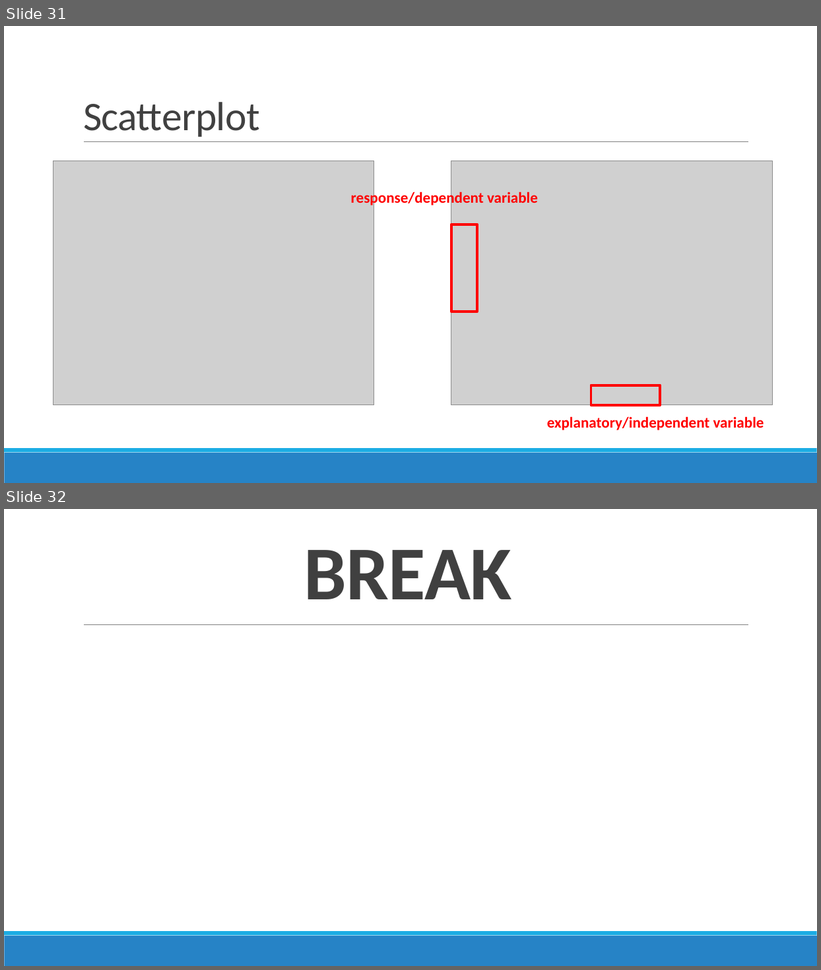
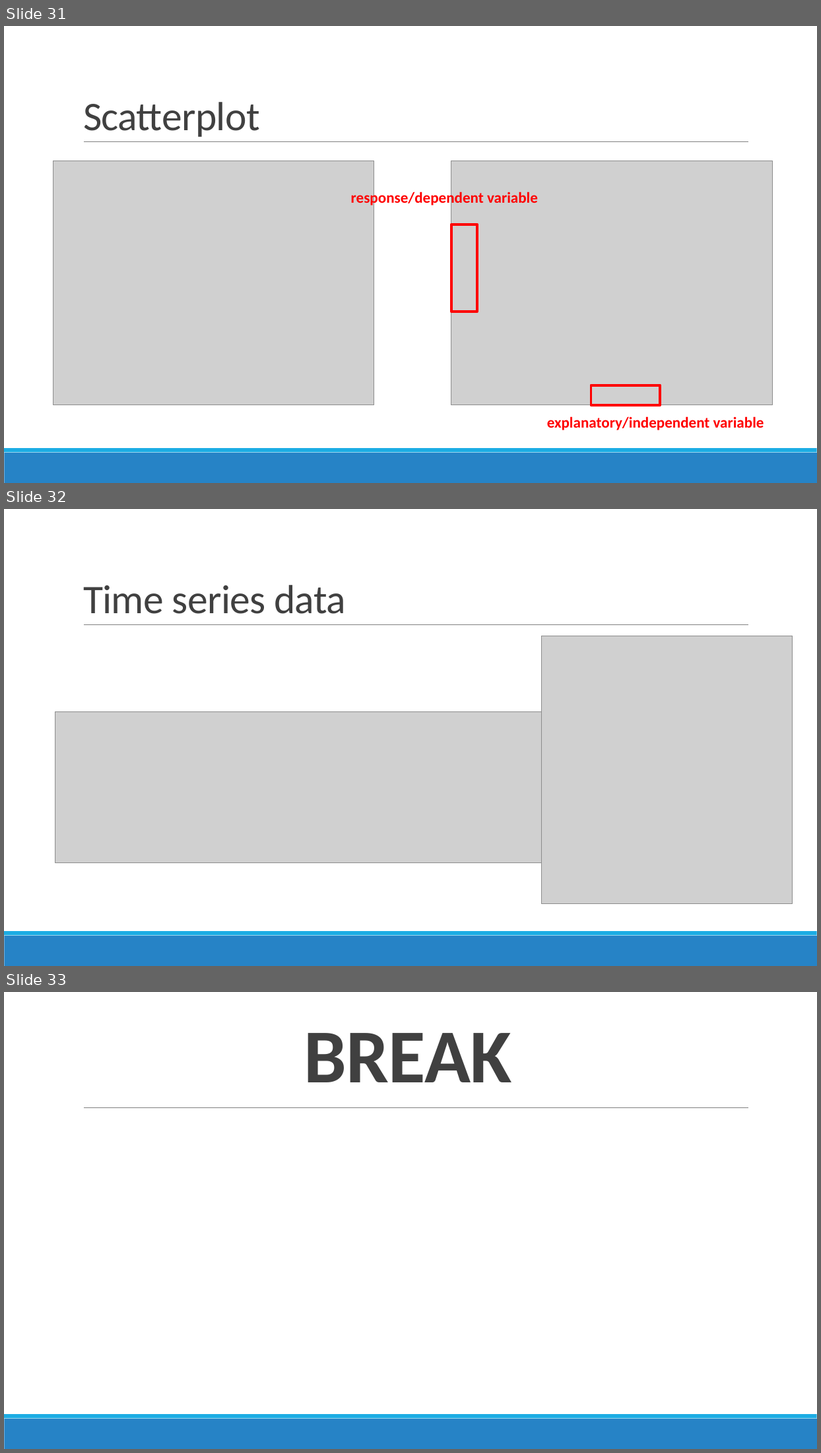
Before and after one commit to sjspielman/bio5312_fall2017, a slide deck: slides/intro.pptx. Shown one above the other, each under a label of ours: slides 31 and 32 before the commit, slides 31, 32 and 33 after it. The pictures are 821x970 and 821x1453 pixels, drawn with LibreOffice and Linux fonts; fonts in the diff are those of the drawing; grey boxes stand for pictures. Boxes give left, top, right and bottom in pixels: in the first picture for what was removed or moved away, otherwise in the second. Text is boxed around its words. In the diff, an @@ line names an element or a change of style, - is before the commit and + after.

```diff
--- a/slides/intro.pptx
+++ b/slides/intro.pptx
@@ slide 32 added at (x1=4, y1=509, x2=817, y2=966), background #FFFFFF; not listed: 3 template elements that a slide beside it also shows @@
@@ title added at (x1=83, y1=585, x2=346, y2=614), 48 pt, text #404040 @@
+Time series data
@@ picture added at (x1=542, y1=636, x2=793, y2=904) @@
@@ picture added at (x1=55, y1=712, x2=542, y2=863) @@
@@ what was slide 32 is now slide 33 @@
```
Also in this commit, not shown: 1 slide changed, 2 other files.
